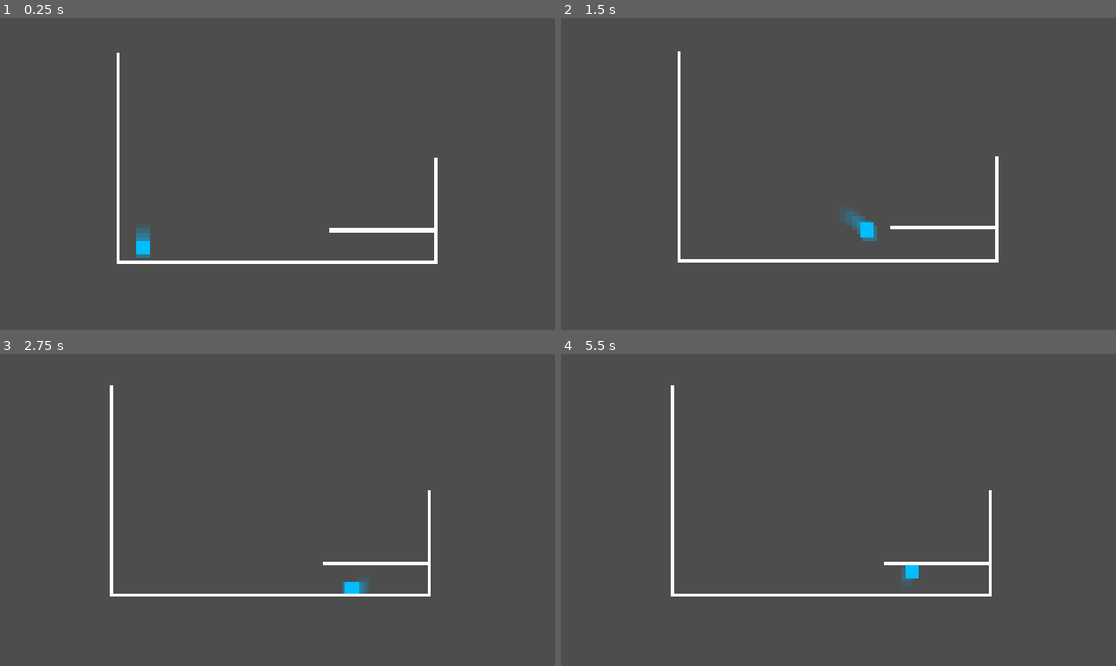
Above: before the commit, frames 1-4 (two rows, left to right).
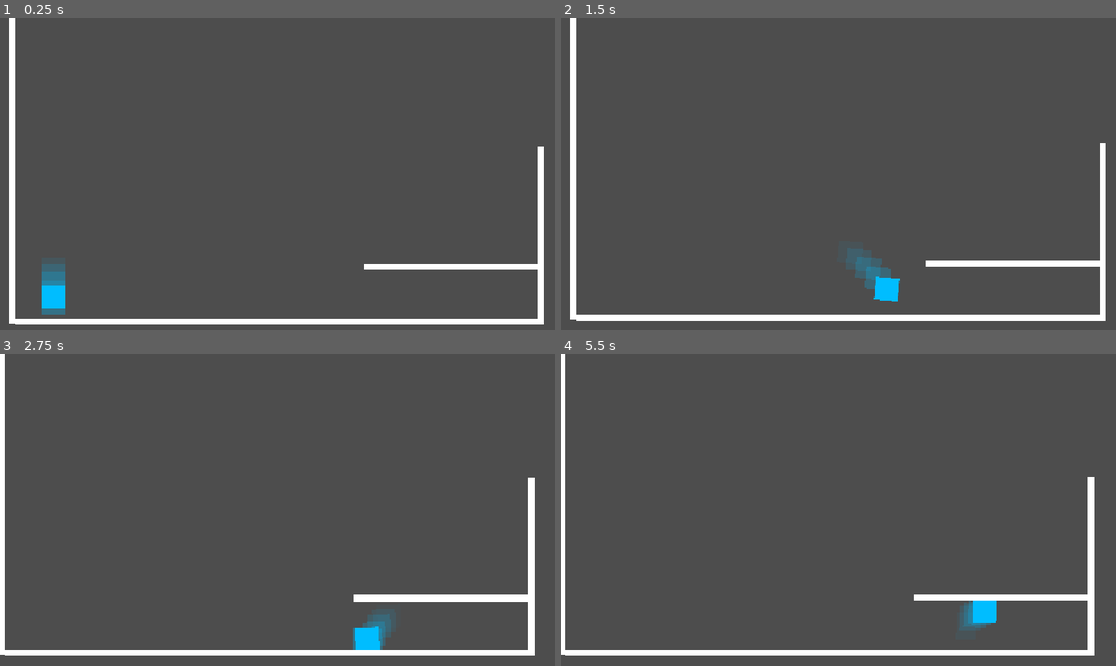
Above: after the commit, the same moments.

Repository: A1exine/guardian-of-the-grotto
Game: Godot game, scene res://Scenes/main.tscn
Two runs of this game, one before a commit and one after it. Both use one fixed random seed, a clock stepped at 60 frames per second and the inputs below.
Inputs (mouse positions are in pixels of both pictures, inside the frame that each line leads up to):
- Up to frame 1 (0.25 s): no input
- Up to frame 2 (1.5 s): move the mouse to (960, 158) at 0.52 s; hold Shift (run) 0.53-1.28 s; hold D (move_right) from 0.53 s (still down); right-click (960, 158) at 0.6 s; tap Space (jump) at 0.77, 1.07 s; move the mouse to (727, 189) at 1.27 s; tap Shift (run) at 1.35 s
- Up to frame 3 (2.75 s): tap Space (jump) at 1.52, 1.82, 2.3 s; click (166, 525) at 1.55 s; move the mouse to (333, 441) at 2.02 s; release D (move_right) at 2.03 s; hold A (move_left) from 2.03 s (still down); click (333, 441) at 2.1 s
- Up to frame 4 (5.5 s): move the mouse to (810, 572) at 2.77 s; release A (move_left) at 2.78 s; hold D (move_right) 2.78-4.28 s; tap Space (jump) at 2.85, 3.02, 3.32, 3.77, 4.07, 4.52, 4.82, 5.3 s; right-click (810, 572) at 3.05 s; move the mouse to (1005, 556) at 3.52 s; hold Shift (run) 3.53-4.28 s; right-click (1005, 556) at 3.6 s; move the mouse to (672, 463) at 4.27 s; hold A (move_left) 4.28-5.03 s; tap Shift (run) at 4.35 s; click (672, 463) at 4.55 s; move the mouse to (866, 510) at 5.02 s; hold D (move_right) from 5.03 s (still down); click (866, 510) at 5.1 s

The runs differ from the first frame. In frame 1, 6.4% of the frame differs, in the area x 1-98%, y 0-99%; in frame 2, 6.5%, in the area x 1-99%, y 0-98%; in frame 3, 5.9%; in frame 4, 5.6%.

Commit message:
fixed plunge spam, tuned slime feel, fixed air dashing and physics edge cases... honestly worked on a feature I ended up deleting </3

Diff:
--- a/Scenes/player.tscn
+++ b/Scenes/player.tscn
@@ -7,8 +7,6 @@
 
 [node name="player" type="CharacterBody2D" unique_id=1327922490]
 script = ExtResource("1_v0iea")
-max_speed = 1100.0
-gravity_normal = 2400.0
 
 [node name="ColorRect" type="ColorRect" parent="." unique_id=1744510965]
 offset_left = -32.0
@@ -74,11 +72,11 @@
 one_shot = true
 
 [node name="DashCoolDownTimer" type="Timer" parent="." unique_id=956995753]
-wait_time = 0.6
+wait_time = 0.25
 one_shot = true
 
 [node name="PlungeLockTimer" type="Timer" parent="." unique_id=136064730]
-wait_time = 0.25
+wait_time = 0.06
 one_shot = true
 
 [connection signal="timeout" from="DashTimer" to="." method="_on_dash_timer_timeout"]
--- a/Scripts/player.gd
+++ b/Scripts/player.gd
@@ -16,7 +16,7 @@
 
 const RUN_JUMP_HEIGHT: float = -950.0
 const BASE_JUMP: float = -850.0
-const JUMP_RELEASE_MULTIPLIER: float = 0.9
+const JUMP_RELEASE_MULTIPLIER: float = 0.5
 
 const BASE_GRAVITY_NORMAL: float = 1400.0
 const BASE_GRAVITY_WALL: float = 250.0
@@ -29,42 +29,45 @@
 const WALL_JUMP_LOCK_TIME: float = 0.05
 const WALL_JUMP_HEIGHT: float = -1000.0
 
-const FAST_FALL_MULTIPLIER: float = 2.5
-const MAX_FAST_FALL_SPEED: float = 2400.0
-const PLUNGE_START_SPEED: float = 800.0
-
-const PLUNGE_MIN_IMPACT_VY: float = 1800.0
+const FAST_FALL_MULTIPLIER: float = 3.0
+const MAX_FAST_FALL_SPEED: float = 3400.0
+const PLUNGE_START_SPEED: float = 1250.0
+
+const PLUNGE_MIN_IMPACT_VY: float = 1550.0
 const PLUNGE_LAND_GLIDE_SPEED: float = 400.0
+const PLUNGE_MICRO_HOP_VELOCITY: float = -400.0
 
 const MAX_CHARGETIME: float = 0.5
 const CHARGE_JUMP_MULTIPLIER: float = 1.35
 
 const DASH_SPEED = 1000.0
 const DASH_ARC_VELOCITY = -300.0
+const AIR_DASH_ARC_VELOCITY = -140.0
 
 # ==============================================================================
 # EXPORTED TUNING VARIABLES
 # ==============================================================================
 @export var jump_height: float = -950.0
 @export var current_speed: float = 350.0
-@export var max_speed: float = 950.0
-@export var gravity_normal: float = 2200.0
+@export var max_speed: float = 1150.0
+@export var gravity_normal: float = 2400.0
 @export var gravity_wall: float = 250.0
 @export var max_fall_speed: float = 1400.0
 @export var max_wall_slide_speed: float = 180.0
 @export var wall_jump_push_force: float = 180.0
-@export var fall_multiplier: float = 1.5
-
-@export var acceleration: float = 1600.0
-@export var deceleration: float = 1200.0
-@export var air_acceleration: float = 1200.0
-@export var air_deceleration: float = 600.0
+@export var fall_multiplier: float = 1.55
+
+@export var acceleration: float = 2100.0
+@export var deceleration: float = 1750.0
+@export var air_acceleration: float = 1500.0
+@export var air_deceleration: float = 850.0
 
 
 # ==============================================================================
 # STATE VARIABLES
 # ==============================================================================
 var trail_timer: float = 0.0 # TEMPORARY - ONLY FOR REDUCING EYE STRAIN ON PROTOTYPE
+var wiggle_time: float = 0.0
 var was_on_floor: bool = false
 var coyote_time_activated: bool = false
 var wall_contact_coyote: float = 0.0
@@ -73,11 +76,14 @@
 var look_dir_x: int = 1
 
 var is_tweening_scale: bool = false
+var scale_tween: Tween
+
 var is_plunging: bool = false
 var is_running: bool = false
 var is_jumping_windup: bool = false
 
 var has_jumped: bool = false
+var has_plunged: bool = false
 
 var is_charging: bool = false
 var charge_amount: float = 0.0
@@ -105,8 +111,9 @@
 
 	handle_horizontal_movement(delta, x_input)
 	handle_dash()
+	handle_jumps()
 	handle_verticle_movement(delta, x_input)
-	handle_jumps()
+
 	handle_corner_correction()
 
 	var pre_land_vy := velocity.y
@@ -121,23 +128,30 @@
 
 func update_timers(delta) -> void:
 	if wall_jump_lock > 0.0:
-			wall_jump_lock -= delta
-
-	#Floor vs. Air Coyote State
+		wall_jump_lock -= delta
+
+	# Floor vs. Air Coyote State
 	if is_on_floor() and velocity.y >= 0.0:
 		has_air_dashed = false
 		has_jumped = false
+		has_plunged = false
 		coyote_time_activated = false
 		wall_contact_coyote = 0.0
+		PlungeLockTimer.stop()
 	else:
 		if CoyoteTimer.is_stopped() and !coyote_time_activated and not has_jumped:
 			CoyoteTimer.start()
 			coyote_time_activated = true
 		if is_on_wall():
 			has_air_dashed = false
-			has_jumped = false
+			has_plunged = false
+			CoyoteTimer.stop() # Prevents brushing a wall after jumping from granting a coyote double-jump
+			coyote_time_activated = true
+			if velocity.y >= 0.0:
+				has_jumped = false
 			wall_normal_x = get_wall_normal().x
 			wall_contact_coyote = WALL_CONTACT_COYOTE_TIME
+			PlungeLockTimer.stop()
 		elif wall_contact_coyote > 0.0:
 			wall_contact_coyote -= delta
 
@@ -153,13 +167,18 @@
 		var was_grounded: bool = is_on_floor()
 		if not was_grounded:
 			has_air_dashed = true
+			has_plunged = false
 
 		is_dashing = true
+		is_plunging = false
 		can_dash = false
-		velocity.y = 0.0
 
 		if was_grounded and is_running:
 			velocity.y = DASH_ARC_VELOCITY
+			coyote_time_activated = true
+			CoyoteTimer.stop()
+		else:
+			velocity.y = AIR_DASH_ARC_VELOCITY
 
 		if is_on_wall():
 			wall_normal_x = get_wall_normal().x
@@ -186,6 +205,41 @@
 func _on_dash_cool_down_timer_timeout() -> void:
 	can_dash = true
 
+func handle_jumps() -> void:
+	if Input.is_action_just_pressed("jump") and JumpBufferTimer.is_stopped():
+		JumpBufferTimer.start()
+
+	if JumpBufferTimer.is_stopped() or is_jumping_windup:
+		return
+
+	# 1. Normal Floor / Coyote Jump
+	if (!CoyoteTimer.is_stopped() or is_on_floor()) and not has_jumped:
+		is_dashing = false
+		has_jumped = true
+		has_plunged = false
+
+		if is_running:
+			start_charged_jump()
+		else:
+			apply_squash_stretch(Vector2(0.72, 1.32))
+			velocity.y = jump_height
+			PlungeLockTimer.start(0.08)
+
+		JumpBufferTimer.stop()
+		CoyoteTimer.stop()
+		coyote_time_activated = true
+
+	# 2. Wall Jump
+	elif wall_contact_coyote > 0.0:
+		velocity.y = WALL_JUMP_HEIGHT
+		velocity.x = wall_normal_x * wall_jump_push_force
+		look_dir_x = sign(wall_normal_x)
+		apply_squash_stretch(Vector2(0.70, 1.35))
+		wall_jump_lock = WALL_JUMP_LOCK_TIME
+		wall_contact_coyote = 0.0
+		has_plunged = false
+		JumpBufferTimer.stop()
+
 func handle_horizontal_movement(delta: float, x_input: float) -> void:
 
 	var speed_multiplier: float = 1.25 if is_boomerang_out else 1.0
@@ -208,46 +262,53 @@
 		decel *= 1.6
 
 	if is_running:
-			accel *= 1.75
-			if is_on_floor():
-				decel *= 0.80
+		accel *= 1.75
+		if is_on_floor():
+			decel *= 0.8
 
 
 	if wall_jump_lock > 0.0:
 		velocity.x = move_toward(velocity.x, x_input * current_speed, (accel * 0.25) * delta)
 	elif x_input != 0.0:
-		var turn_boost: float = 1.5 if sign(x_input) != sign(velocity.x) and velocity.x != 0.0 else 1.0
+		var turn_boost: float = 2.2 if sign(x_input) != sign(velocity.x) and velocity.x != 0.0 else 1.0
 		velocity.x = move_toward(velocity.x, x_input * current_speed, accel * turn_boost * delta)
 	else:
 		velocity.x = move_toward(velocity.x, 0.0, decel * delta)
 		velocity.x = clamp(velocity.x, -max_speed, max_speed)
+	velocity.x = clamp(velocity.x, -max_speed, max_speed)
 
 func handle_verticle_movement(delta: float, x_input: float) -> void:
 	if is_on_floor():
 		return
 
+	var can_start_plunge: bool = (
+		Input.is_action_just_pressed("move_down")
+		and not has_plunged
+		and PlungeLockTimer.is_stopped()
+	)
+
 	if is_dashing:
-		if (Input.is_action_pressed("move_down") or is_plunging) and PlungeLockTimer.is_stopped():
+		if can_start_plunge or is_plunging:
 			apply_plunge(delta)
 			return
 		if velocity.y == 0.0:
 			return
 
-	#Variable Jump and Ceiling Bonk
+	# Variable Jump and Ceiling Bonk
 	if Input.is_action_just_released("jump") and velocity.y < 0:
 		velocity.y *= JUMP_RELEASE_MULTIPLIER
 	if is_on_ceiling() and velocity.y < 0:
 		velocity.y = 0.0
 
-	#Verticle air state: Wall slide/plunge/normal fall
+	# Vertical air state: Wall slide / Plunge / Normal fall
 	if is_on_wall() and velocity.y > 0.0 and x_input != 0.0:
 		is_plunging = false
 		look_dir_x = -sign(wall_normal_x)
 		velocity.y = min(velocity.y + gravity_wall * delta, max_wall_slide_speed)
-	elif Input.is_action_pressed("move_down") and not is_on_wall() and PlungeLockTimer.is_stopped():
+	elif (can_start_plunge or is_plunging) and not is_on_wall():
 		apply_plunge(delta)
 	else:
-		var boomerang_grav_mult: float = 1.25 if is_boomerang_out else 1.0
+		var boomerang_grav_mult: float = 1.10 if is_boomerang_out else 1.0
 		var active_gravity: float = gravity_normal * boomerang_grav_mult * (fall_multiplier if velocity.y > 0.0 else 1.0)
 		velocity.y = min(velocity.y + active_gravity * delta, max_fall_speed)
 
@@ -268,60 +329,22 @@
 
 	# Ledge Hop
 	if is_on_wall() and velocity.y > -120.0 and velocity.y < -20.0 and abs(velocity.x) > 15.0:
+		var ledge_hop_vy: float = jump_height / 2.2
 		if $Left_LedgeHop.is_colliding() and !$Left_LedgeHop2.is_colliding() and velocity.x < 0:
-			velocity.y += jump_height / 3.25
+			velocity.y = min(velocity.y, ledge_hop_vy)
 		if $Right_LedgeHop.is_colliding() and !$Right_LedgeHop2.is_colliding() and velocity.x > 0:
-			velocity.y += jump_height / 3.25
-
-func handle_jumps() -> void:
-
-	if Input.is_action_just_pressed("jump") and JumpBufferTimer.is_stopped():
-			JumpBufferTimer.start()
-
-	if JumpBufferTimer.is_stopped() or is_jumping_windup:
-		return
-
-	# Normal Floor Jump
-	if (!CoyoteTimer.is_stopped() or is_on_floor()) and not has_jumped:
-		has_jumped = true
-		#Squash if running, else normal squash
-		if is_running:
-			start_charged_jump()
-		else:
-			apply_squash_stretch(Vector2(0.72, 1.32))
-			velocity.y = jump_height
-			PlungeLockTimer.start()
-
-		JumpBufferTimer.stop()
-		CoyoteTimer.stop()
-		coyote_time_activated = true
-
-	#Wall Jump
-	elif wall_contact_coyote > 0.0:
-		velocity.y = WALL_JUMP_HEIGHT
-		velocity.x = wall_normal_x * wall_jump_push_force
-		look_dir_x = sign(wall_normal_x)
-		apply_squash_stretch(Vector2(0.70, 1.35))
-		wall_jump_lock = WALL_JUMP_LOCK_TIME
-		wall_contact_coyote = 0.0
-		JumpBufferTimer.stop()
+			velocity.y = min(velocity.y, ledge_hop_vy)
+
 
 func start_charged_jump() -> void:
-	is_jumping_windup = true
-	var tween := create_tween()
-	# Compress down on the ground
-	tween.tween_property(visual, "scale", Vector2(1.2, 0.68) * mass_scale, 0.07).set_trans(Tween.TRANS_SINE).set_ease(Tween.EASE_OUT)
-	# Launch upward and smoothly stretch tall
-	tween.tween_callback(func():
-		is_jumping_windup = false
-		has_jumped = true
-		velocity.y = jump_height
-		PlungeLockTimer.start()
-	)
-	tween.tween_property(visual, "scale", Vector2(0.76, 1.28) * mass_scale, 0.14).set_trans(Tween.TRANS_SINE).set_ease(Tween.EASE_OUT)
+	has_jumped = true
+	velocity.y = jump_height
+	PlungeLockTimer.start(0.08)
+	apply_squash_stretch(Vector2(0.70, 1.35) * mass_scale)
 
 func apply_plunge(delta) -> void:
 	is_plunging = true
+	has_plunged = true
 	is_jumping_windup = false
 	is_dashing = false
 	if velocity.y < PLUNGE_START_SPEED:
@@ -338,22 +361,98 @@
 		var squash_y: float = lerp(0.88, 0.45, impact)
 		apply_squash_stretch(Vector2(squash_x, squash_y))
 
+		# Reset landing flags immediately so nothing blocks an instant jump
+		has_air_dashed = false
+		has_jumped = false
+		has_plunged = false
+		coyote_time_activated = false
+		PlungeLockTimer.stop()
+
 		if is_plunging:
 			is_plunging = false
+			has_plunged = true # Blocks S-spam during the tiny hop
+
 			if pre_land_vy > PLUNGE_MIN_IMPACT_VY:
 				var glide_dir: float = sign(x_input) if x_input != 0.0 else look_dir_x
 				velocity.x = glide_dir * PLUNGE_LAND_GLIDE_SPEED
-				get_tree().call_group("camera", "apply_shake", 10.0)
+				get_tree().call_group("camera", "apply_shake", 5.0)
 			else:
-				get_tree().call_group("camera", "apply_shake", 1.5)
+				get_tree().call_group("camera", "apply_shake", 3.0)
+
+			# If Jump was buffered before landing, jump immediately instead of doing the micro-hop
+			if not JumpBufferTimer.is_stopped():
+				JumpBufferTimer.stop()
+				has_jumped = true
+				has_plunged = false
+				coyote_time_activated = true
+				velocity.y = jump_height
+				PlungeLockTimer.start(0.08)
+				apply_squash_stretch(Vector2(0.72, 1.32) * mass_scale)
+				return
+
+			# Otherwise do the tiny visual/physical bounce
+			velocity.y = PLUNGE_MICRO_HOP_VELOCITY
+			play_visual_slime_bounce()
+			return
+
+		# Normal landing (not from a plunge): fire any buffered jump on frame 1
+		if not JumpBufferTimer.is_stopped():
+			JumpBufferTimer.stop()
+			CoyoteTimer.stop()
+			has_jumped = true
+			coyote_time_activated = true
+			if is_running:
+				start_charged_jump()
+			else:
+				apply_squash_stretch(Vector2(0.72, 1.32) * mass_scale)
+				velocity.y = jump_height
+				PlungeLockTimer.start(0.08)
+
+func play_visual_slime_bounce() -> void:
+	if scale_tween and scale_tween.is_valid():
+		scale_tween.kill()
+	is_tweening_scale = true
+	var base := Vector2.ONE * mass_scale
+	scale_tween = create_tween().set_process_mode(Tween.TWEEN_PROCESS_PHYSICS)
+	# 1. Subtle impact squash
+	scale_tween.tween_property(visual, "scale", Vector2(1.35, 0.70) * mass_scale, 0.05)
+	# 2. Gentle upward stretch
+	scale_tween.tween_property(visual, "scale", Vector2(0.86, 1.18) * mass_scale, 0.08).set_trans(Tween.TRANS_SINE).set_ease(Tween.EASE_OUT)
+	# 3. Quick settle
+	scale_tween.tween_property(visual, "scale", base, 0.08)
+	scale_tween.tween_callback(func(): is_tweening_scale = false)
 
 func apply_squash_stretch(new_scale: Vector2) -> void:
+	if scale_tween and scale_tween.is_valid():
+		scale_tween.kill()
+	is_tweening_scale = false
 	visual.scale = new_scale
 
-func update_squash_and_stretch(delta) -> void:
+func update_squash_and_stretch(delta: float) -> void:
+	var target_scale: Vector2 = Vector2.ONE * mass_scale
+
+	if is_on_floor() and get_x_input() == 0.0 and abs(velocity.x) > 150.0 and not is_dashing:
+		target_scale = Vector2(1.16, 0.86) * mass_scale
+
+	var speed_ratio: float = clamp(abs(velocity.x) / RUN_SPEED, 0.0, 1.2)
+	if speed_ratio > 0.05 and not is_dashing and not is_plunging:
+		wiggle_time += delta * lerp(5.0, 15.0, speed_ratio)
+		var wave: float = sin(wiggle_time) * 0.12 * speed_ratio
+		target_scale *= Vector2(1.0 + wave, 1.0 - wave)
+	else:
+		wiggle_time = 0.0
 
 	if not is_tweening_scale:
-		visual.scale = visual.scale.lerp(Vector2.ONE * mass_scale, 8.0 * delta)
+		var scale_weight: float = 1.0 - exp(-16.0 * delta)
+		visual.scale = visual.scale.lerp(target_scale, scale_weight)
+
+	var max_lean_rad: float = deg_to_rad(5.0)
+	var target_rotation: float = clamp(velocity.x / RUN_SPEED, -1.2, 1.2) * max_lean_rad
+	if is_plunging:
+		target_rotation = 0.0
+
+	var rot_weight: float = 1.0 - exp(-14.0 * delta)
+	visual.rotation = lerp_angle(visual.rotation, target_rotation, rot_weight)
 
 	#Flashes white and cools off to show dash cooldown
 	if not $DashCoolDownTimer.is_stopped():
@@ -374,6 +473,7 @@
 	var ghost := ColorRect.new()
 	ghost.size = visual.size
 	ghost.scale = visual.scale
+	ghost.rotation = visual.rotation
 	ghost.pivot_offset = visual.pivot_offset
 	ghost.color = visual.color
 	ghost.color.a = 0.35
@@ -391,5 +491,5 @@
 #===============================================================================
 func set_boomerang_out(out: bool) -> void:
 	is_boomerang_out = out
-	mass_scale = 0.65 if out else 1.0
+	mass_scale = 0.75 if out else 1.0
 	$CollisionShape2D.scale = Vector2.ONE * mass_scale
--- a/project.godot
+++ b/project.godot
@@ -16,8 +16,6 @@
 
 [display]
 
-window/size/viewport_width=1920
-window/size/viewport_height=1080
 window/stretch/mode="canvas_items"
 window/stretch/aspect="expand"
 
